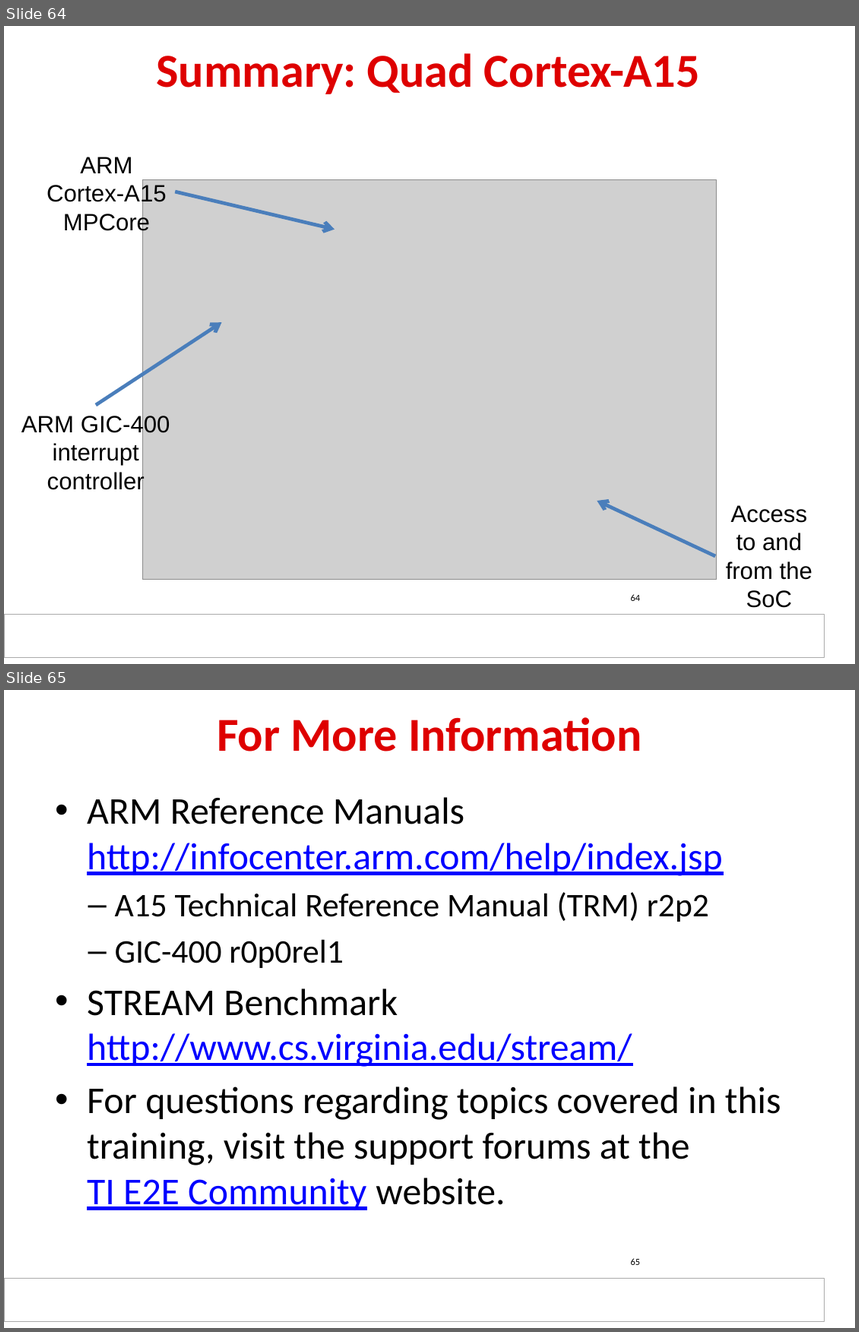
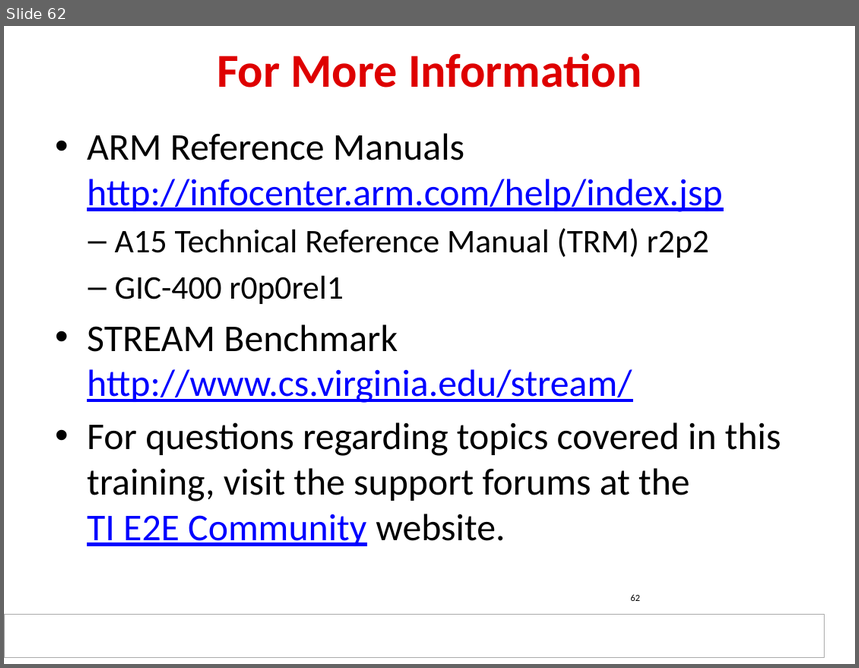
Before and after one commit to hari1989/keystone-workshop, a slide deck: slides/KeyStone ARM A15 CorePac.pptx. Shown one above the other, each under a label of ours: slides 64 and 65 before the commit, slide 62 after it. The pictures are 859x1332 and 859x668 pixels, drawn with LibreOffice and Linux fonts; fonts in the diff are those of the drawing; grey boxes stand for pictures; background and template pictures are left out. Boxes give left, top, right and bottom in pixels: in the first picture for what was removed or moved away, otherwise in the second. Text is boxed around its words. In the diff, an @@ line names an element or a change of style, - is before the commit and + after.

```diff
--- a/slides/KeyStone ARM A15 CorePac.pptx
+++ b/slides/KeyStone ARM A15 CorePac.pptx
@@ slide 64 removed at (4, 26, 855, 664), background #FFFFFF; not listed: 1 template element that a slide beside it also shows @@
@@ title removed at (156, 53, 700, 94) @@
-Summary: Quad Cortex-A15
@@ text removed at (47, 157, 166, 235) @@
-ARM Cortex-A15 MPCore
@@ picture removed at (143, 180, 716, 580) @@
@@ arrow removed from (175, 192) to (335, 230) @@
@@ arrow removed from (96, 406) to (222, 322) @@
@@ text removed at (21, 414, 170, 494) @@
-ARM GIC-400 interrupt controller
@@ arrow removed from (715, 556) to (598, 501) @@
@@ text removed at (726, 506, 813, 608) @@
-Access to and from the SoC
@@ page number removed at (631, 594, 641, 601) @@
-64
@@ what was slide 65 is now slide 62 @@
@@ page number at (631, 594, 641, 601): text changed @@
-65
+62
```
Also in this commit, not shown: 1 slide changed, 2 other slides removed.
